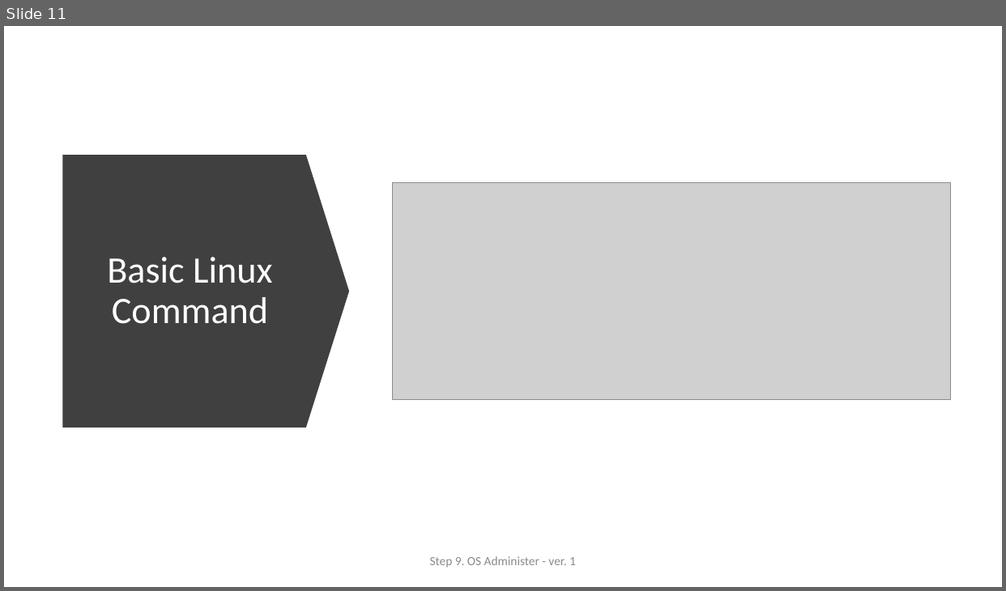
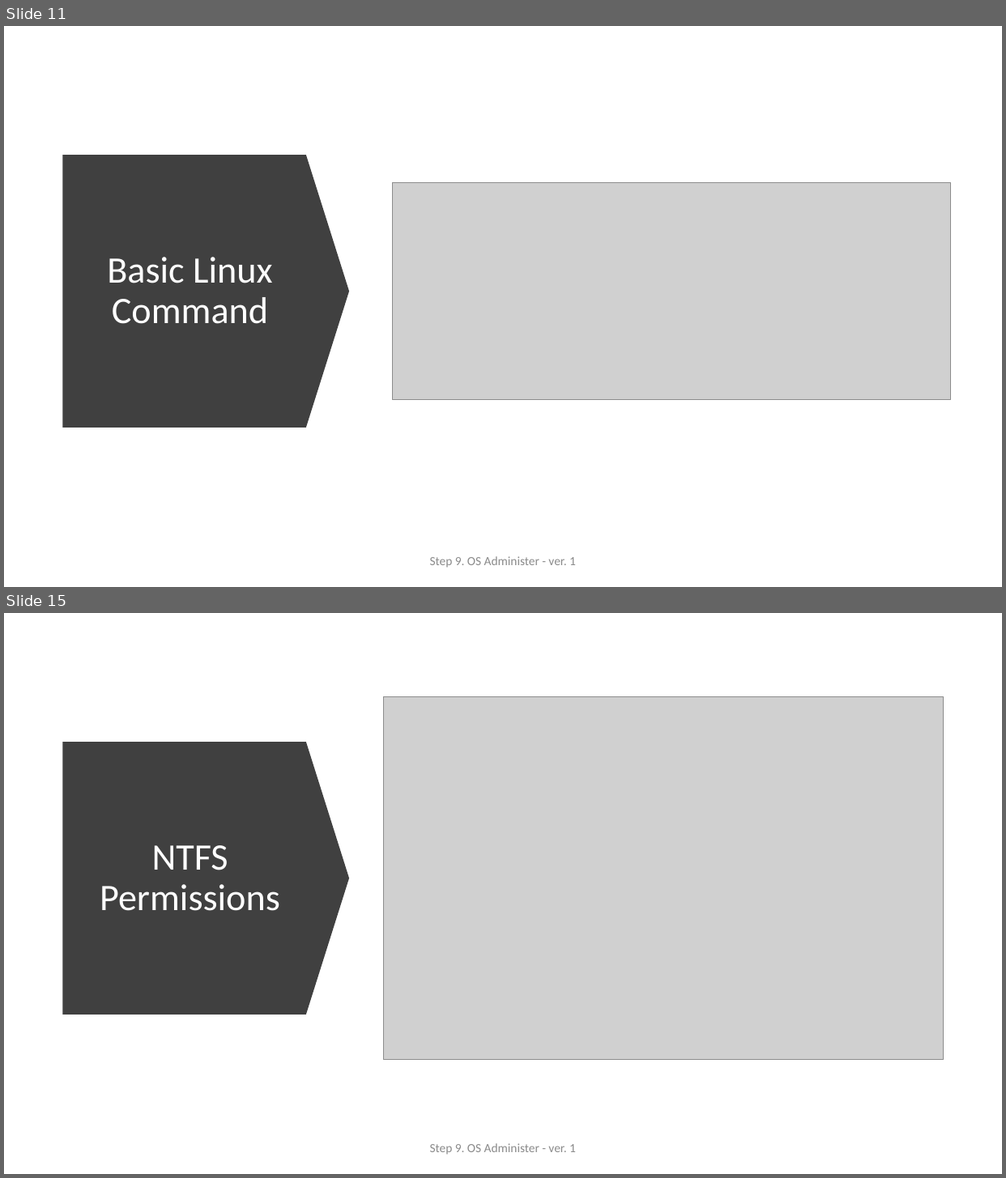
Before and after one commit to ext4dmin/DevOps-Mentorship, a slide deck: Step09-OS_Administer_presentation.pptx. Shown one above the other, each under a label of ours: slide 11 before the commit, slides 11 and 15 after it; the slides between them are not shown. The pictures are 1006x591 and 1006x1178 pixels, drawn with LibreOffice and Linux fonts; fonts in the diff are those of the drawing; grey boxes stand for pictures. Boxes give left, top, right and bottom in pixels: in the first picture for what was removed or moved away, otherwise in the second. Text is boxed around its words. In the diff, an @@ line names an element or a change of style, - is before the commit and + after.

Commit message:
Step 9. OS Administer
Windows OS is Done.

```diff
--- a/Step09-OS_Administer_presentation.pptx
+++ b/Step09-OS_Administer_presentation.pptx
@@ slide 15 added at [4,613,1002,1174], background #FFFFFF @@
@@ picture added at [384,697,944,1059] @@
@@ down arrow added at [63,742,350,1015], fill #404040 @@
@@ title added at [100,845,280,911], 36 pt, text #FFFFFF @@
+NTFS Permissions
@@ text added at [430,1144,576,1154], 12 pt, text #8C8C8C @@
+Step 9. OS Administer - ver. 1
```
Also in this commit, not shown: 2 slides changed, 5 other slides added, 2 other files.
